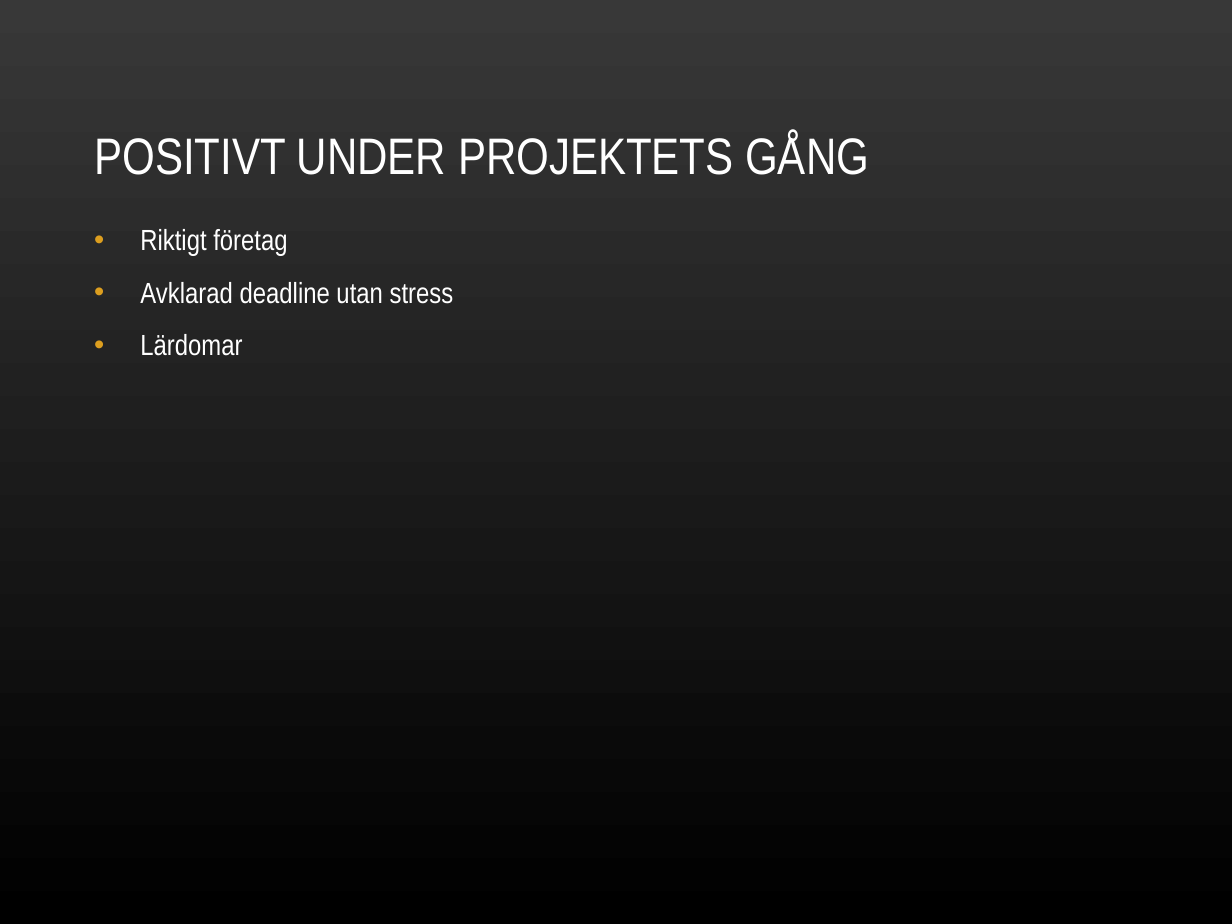
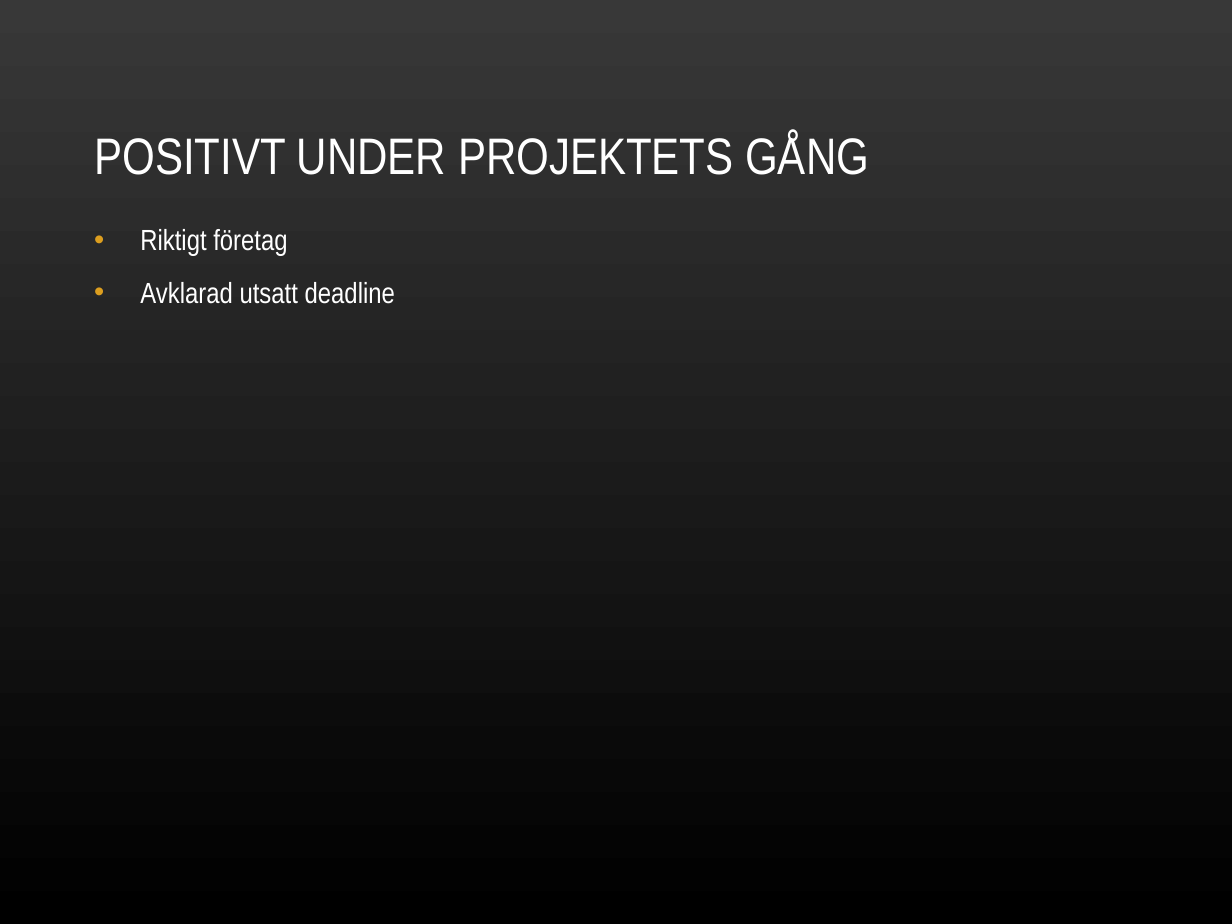
Before and after one commit to nbt11nsn/mobow, a slide deck: slide 7 of dokument/Mobow-slutpresentation.ppt. Drawn at 1232x924 pixels with LibreOffice and Linux fonts; fonts in the diff are those of the drawing; background and template pictures are left out. Boxes give left, top, right and bottom in pixels: in the first picture for what was removed or moved away, otherwise in the second. Text is boxed around its words. In the diff, an @@ line names an element or a change of style, - is before the commit and + after.

```diff
--- a/dokument/Mobow-slutpresentation.ppt
+++ b/dokument/Mobow-slutpresentation.ppt
@@ text at [140, 282, 395, 304]: text changed @@
-• Avklarad deadline utan stress
-• Lärdomar
+• Avklarad utsatt deadline
```
Also in this commit, not shown: 3 other slides changed, 1 slide added, 1 slide removed.
